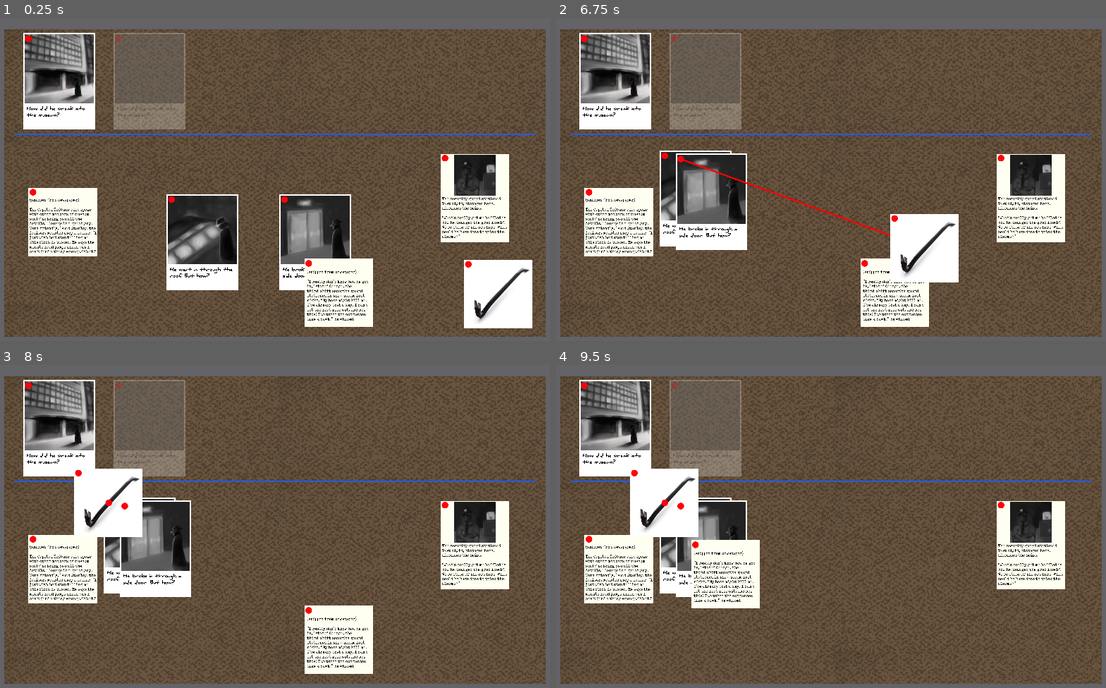
Above: before the commit, frames 1-4 (two rows, left to right).
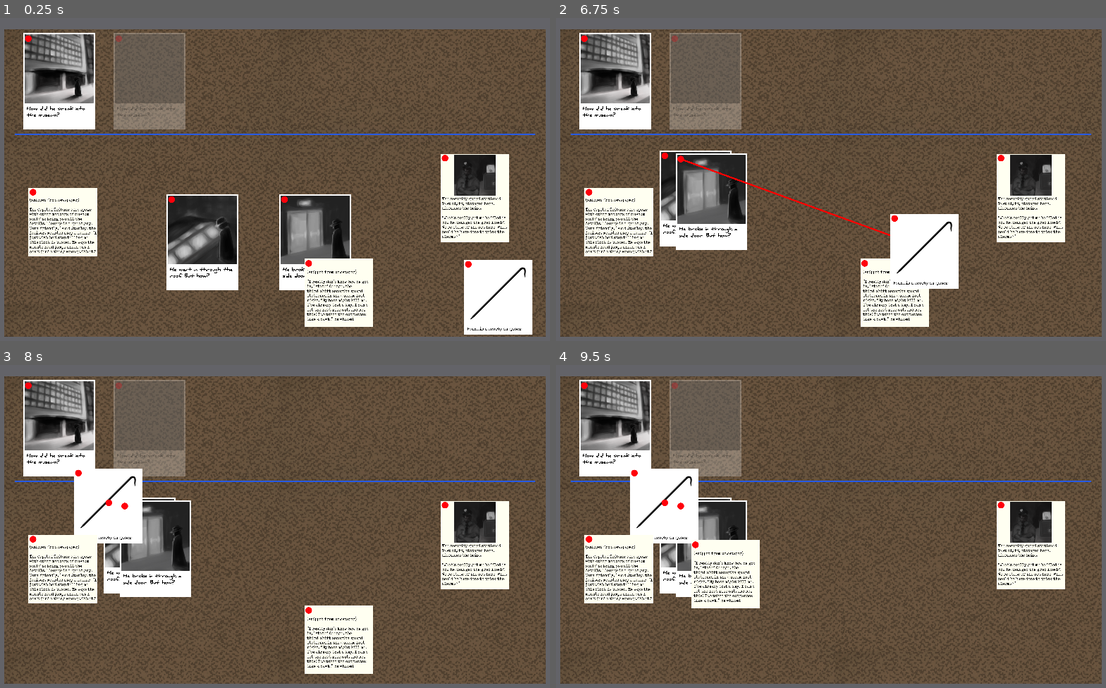
Above: after the commit, the same moments.

Repository: IanWark/VGADGameJamWinter2019
Game: Godot game, scene res://scenes/game_screen.tscn
Same seed, same stepped clock (60 frames per second), same inputs: the game is played once before the commit and once after it.
Inputs (mouse positions are in pixels of both pictures, inside the frame that each line leads up to):
- Up to frame 1 (0.25 s): no input
- Up to frame 2 (6.75 s): drag from (583, 37) to (704, 82) at 0.52 s; tap Enter at 1.25, 2.75, 5.75 s; drag from (616, 82) to (726, 150) at 1.27 s; tap Space at 2, 3.5 s; move the mouse to (677, 37) at 2.02 s; press the mouse at (677, 37) at 2.03 s; release the mouse at (677, 37) at 2.75 s; drag from (704, 82) to (726, 150) at 2.77 s; drag from (726, 150) to (677, 37) at 3.52 s; drag from (699, 198) to (677, 37) at 4.27 s; move the mouse to (842, 150) at 5.02 s; press the mouse at (842, 150) at 5.03 s; release the mouse at (842, 150) at 5.75 s; drag from (869, 192) to (704, 82) at 5.77 s; drag from (1056, 292) to (666, 156) at 6.52 s
- Up to frame 3 (8 s): drag from (77, 471) to (154, 549) at 7.27 s
- Up to frame 4 (9.5 s): tap Space at 8 s; move the mouse to (897, 639) at 8.02 s; press the mouse at (897, 639) at 8.03 s; release the mouse at (897, 639) at 8.75 s; drag from (864, 610) to (693, 545) at 8.77 s

The runs differ from the first frame. In frame 1, 0.6% of the frame differs, in the area x 84-97%, y 77-99%; in frame 2, 0.5%; in frame 3, 0.5%; in frame 4, 0.5%.

Commit message:
Replace crowbar with free no-attr art

Diff:
--- a/scenes/clues/clue.tscn
+++ b/scenes/clues/clue.tscn
@@ -1,8 +1,9 @@
 [gd_scene load_steps=5 format=2]
 
-[ext_resource path="res://art/clue_crowbar.jpg" type="Texture" id=1]
+[ext_resource path="res://art/clue_crowbar.png" type="Texture" id=1]
 [ext_resource path="res://scripts/clues/clue.gd" type="Script" id=2]
 [ext_resource path="res://scenes/pin.tscn" type="PackedScene" id=3]
+
 
 [sub_resource type="RectangleShape2D" id=1]
 
--- a/scenes/clues/crowbar.tscn
+++ b/scenes/clues/crowbar.tscn
@@ -1,5 +1,68 @@
-[gd_scene load_steps=2 format=2]
+[gd_scene load_steps=4 format=2]
 
 [ext_resource path="res://scenes/clues/clue.tscn" type="PackedScene" id=1]
+[ext_resource path="res://fonts/Tox Typewriter.ttf" type="DynamicFontData" id=2]
 
-[node name="crowbar" instance=ExtResource( 1 )]
+[sub_resource type="DynamicFont" id=1]
+
+size = 32
+use_mipmaps = false
+use_filter = false
+font_data = ExtResource( 2 )
+_sections_unfolded = [ "Font", "Settings" ]
+
+[node name="crowbar" index="0" instance=ExtResource( 1 )]
+
+[node name="ColorRect" type="ColorRect" parent="." index="0"]
+
+anchor_left = 0.0
+anchor_top = 0.0
+anchor_right = 0.0
+anchor_bottom = 0.0
+margin_left = -250.0
+margin_top = 249.0
+margin_right = 250.0
+margin_bottom = 294.0
+rect_pivot_offset = Vector2( 0, 0 )
+rect_clip_content = false
+mouse_filter = 0
+mouse_default_cursor_shape = 0
+size_flags_horizontal = 1
+size_flags_vertical = 1
+color = Color( 1, 1, 1, 1 )
+
+[node name="CollisionShape2D" parent="Area2D" index="0"]
+
+position = Vector2( 0, 22.1095 )
+scale = Vector2( 1, 1.08739 )
+
+[node name="RichTextLabel" type="RichTextLabel" parent="." index="3"]
+
+anchor_left = 0.0
+anchor_top = 0.0
+anchor_right = 0.0
+anchor_bottom = 0.0
+margin_left = -227.0
+margin_top = 235.0
+margin_right = 219.0
+margin_bottom = 477.0
+rect_pivot_offset = Vector2( 0, 0 )
+rect_clip_content = true
+mouse_filter = 0
+mouse_default_cursor_shape = 0
+size_flags_horizontal = 1
+size_flags_vertical = 1
+custom_fonts/normal_font = SubResource( 1 )
+custom_colors/default_color = Color( 0, 0, 0, 1 )
+bbcode_enabled = true
+bbcode_text = "Found in a nearby dumpster"
+visible_characters = -1
+percent_visible = 1.0
+meta_underlined = true
+tab_size = 4
+text = "Found in a nearby dumpster"
+scroll_active = true
+scroll_following = false
+selection_enabled = false
+override_selected_font_color = false
+_sections_unfolded = [ "BBCode", "custom_colors", "custom_fonts" ]
--- a/scenes/game_screen.tscn
+++ b/scenes/game_screen.tscn
@@ -24,7 +24,7 @@
 gradient = SubResource( 1 )
 width = 2048
 
-[node name="Main" type="Node"]
+[node name="Main" type="Node" index="0"]
 
 script = ExtResource( 1 )
 _sections_unfolded = [ "Margin" ]
Binary file removed: art/clue_crowbar.jpg
Binary file added: art/clue_crowbar.png
Not shown, changed: art/clue_crowbar.png.import
